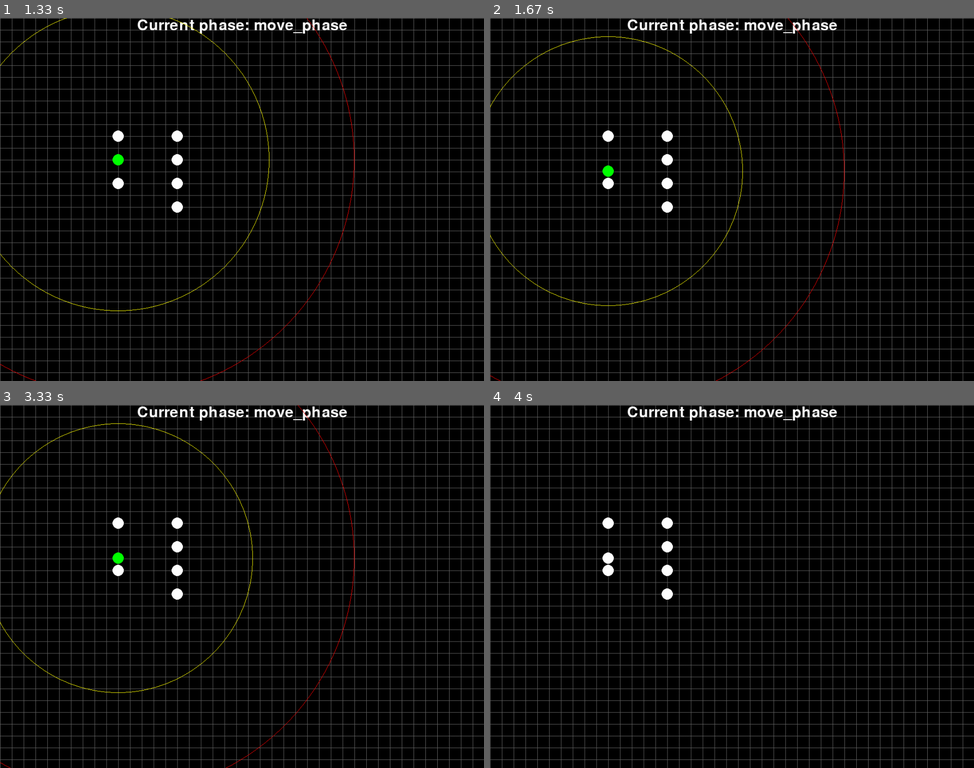
Above: before the commit, frames 1-4 (two rows, left to right).
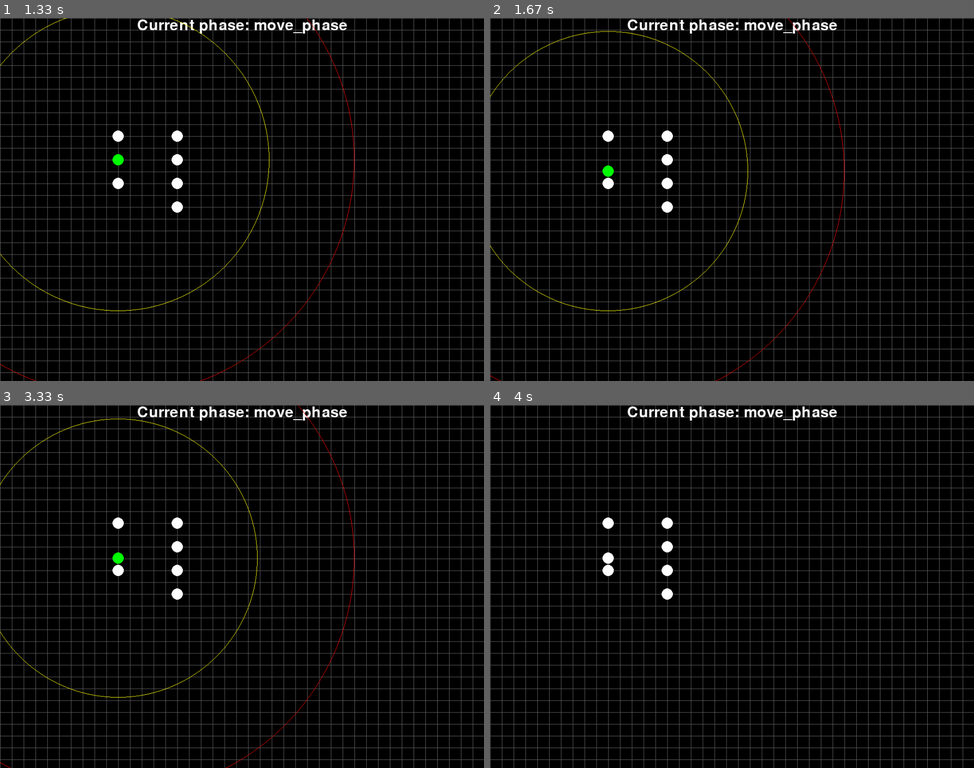
Above: after the commit, the same moments.

Repository: MarcSlakey/40k
Game: pygame game, started from pygame/main.py
The game is run twice, just before and just after one commit, with the same random seed, the same clock (stepped at 60 frames per second) and the same inputs.
Inputs (mouse positions are in pixels of both pictures, inside the frame that each line leads up to):
- Up to frame 1 (1.33 s): click (116, 134) at 0.38 s; press the mouse at (116, 134) at 0.7 s; move the mouse to (150, 181) at 0.8 s; release the mouse at (179, 224) at 0.93 s; click (116, 159) at 1.05 s
- Up to frame 2 (1.67 s): right-click (620, 246) at 1.38 s
- Up to frame 3 (3.33 s): press the mouse at (116, 557) at 1.7 s; move the mouse to (121, 579) at 1.8 s; release the mouse at (121, 601) at 1.93 s; click (116, 568) at 2.05 s; press the mouse at (116, 557) at 2.37 s; move the mouse to (101, 532) at 2.47 s; release the mouse at (87, 506) at 2.6 s; click (116, 557) at 3.22 s
- Up to frame 4 (4 s): press the mouse at (606, 521) at 3.53 s; move the mouse to (591, 542) at 3.63 s; release the mouse at (572, 561) at 3.77 s

Frame 1 is identical in both runs. In frame 2, 0.7% of the frame differs, in the area x 0-54%, y 3-81%; in frame 3, 0.7%; in frame 4, nothing differs.

Commit message:
Movements are now correctly subtracted from max_move. Smooth click to move and basic collision now work as intented. Changed model's speed to be a sprite attribute rather than a global setting.

Diff:
--- a/pygame/main.py
+++ b/pygame/main.py
@@ -64,7 +64,7 @@
 	#Sets sprites back to their starting positions when the spacebar is pressed
 	def reset_moves(self):
 		if self.selected_model.x != self.selected_model.original_pos[0] and self.selected_model.y != self.selected_model.original_pos[1]:
-			print("\nSprite at ({},{}) reseting to original_pos = ({},{})".format(self.selected_model.x, self.selected_model.y,
+			print("\nSprite at ({},{}) resetting to original_pos = ({},{})".format(self.selected_model.x, self.selected_model.y,
 																			self.selected_model.original_pos[0], self .selected_model.original_pos[1]))
 			print("Max_move before reset: {}".format(self.selected_model.max_move))
 			self.selected_model.x = self.selected_model.original_pos[0]
@@ -135,7 +135,8 @@
 
 	#Draws various useful circles: max move, weapon range, and a selection indicator
 	def draw_radii(self):
-		pygame.draw.circle(self.screen, YELLOW, (self.selected_model.x, self.selected_model.y), int(self.selected_model.max_move), 1)		#Draw surface, color, location, radius, width
+		if self.selected_model.max_move >= 1:
+			pygame.draw.circle(self.screen, YELLOW, (self.selected_model.x, self.selected_model.y), int(self.selected_model.max_move), 1)		#Draw surface, color, location, radius, width
 		pygame.draw.circle(self.screen, RED, (self.selected_model.x, self.selected_model.y), self.selected_model.weapon_range, 1)
 
 	#Game Loop - Draw
--- a/pygame/settings.py
+++ b/pygame/settings.py
@@ -19,6 +19,3 @@
 TILESIZE = 25 	#should always represent 1" in gameplay; for reference: 25.4 mm / inch
 GRIDWIDTH = WIDTH / TILESIZE
 GRIDHEIGHT = HEIGHT / TILESIZE
-
-#Move Settings
-MODEL_SPEED = 2
--- a/pygame/sprites.py
+++ b/pygame/sprites.py
@@ -2,7 +2,7 @@
 from math import *
 from settings import *
 
-vec = pygame.math.Vector2		#Pygame's vector functions (Vector2 indicates)
+vec = pygame.math.Vector2		#Pygame's vector functions (Vector2 indicates 2-dimensional vector)
 								#	Example usage: self.vel = pygame.math.Vector2(x, y)
 								#	or with this assignment, self.vel = vect(x, y)
 
@@ -60,6 +60,7 @@
 		self.shot_dest_x = 0
 		self.shot_dest_y = 0
 		self.weapon_range = 500
+		self.speed = 1
 		self.rot = 0
 		self.vel = vec(0,0)
 		self.acc = vec(0,0)
@@ -72,28 +73,46 @@
 		temp_y = self.y
 		current_move = 0
 		if self.dest_x != self.x and self.dest_y != self.y:
+			print("\n\n-------NEW STEP-------")
+			print("Pre-move coord: ({},{})".format(self.x, self.y))
 			delta_x = self.x - self.dest_x
 			delta_y = self.y - self.dest_y
+			current_move = find_hypotenuse(delta_x, delta_y)
+			"""
 			print("Current coordinates: {},{}".format(self.x, self.y))
 			print("Target coordinate: {},{}".format(self.dest_x, self.dest_y))
 			print("delta_x: {} pixels".format(delta_x))
 			print("delta_y: {} pixels".format(delta_y))
-			current_move = find_hypotenuse(delta_x, delta_y)
+			print("delta hypot: {} pixels".format(current_move))
+			"""
 
+			#Attempts to move the model if the desired move is within the unit's max move
 			if self.max_move > 0 and current_move <= self.max_move:
 				model_pos = vec(self.x, self.y)
 				dest_pos = vec(self.dest_x, self.dest_y)
-				self.rot = (dest_pos - model_pos).angle_to(vec(1,0))
-				self.acc = vec(MODEL_SPEED, 0).rotate(-self.rot)
-				self.acc += self.vel * -.5
+				self.rot = (dest_pos - model_pos).angle_to(vec(1,0))	#Calculates the angle between desired vector and basic x vector
+				self.acc = vec(self.speed, 0).rotate(-self.rot)		#Sets the acceleration vector's to angle and magnitude
+				self.acc += self.vel * -.4	#Friction coefficient; the higher the velocity, the higher this number is.
 				self.vel += self.acc
-				self.x += int(self.vel[0])
-				self.y += int(self.vel[1])
+
+				print("\nRot: {}, Acc: {}, Vel: {}".format(self.rot, self.acc, self.vel))
+				print("Vel Hypotenuse calc: {}".format(find_hypotenuse(self.vel[0], self.vel[1])))
+
+				pixels_x = int(self.vel[0])
+				pixels_y = int(self.vel[1])
+
+				self.x += pixels_x
+				self.y += pixels_y
 				self.rect.center = (self.x, self.y)
-				print("Rot: {}, Acc: {}, Vel: {}".format(self.rot, self.vel, self.acc))
+
+				#Max move reduced if model moved at all
 				if self.x != temp_x or self.y != temp_y:
-					self.max_move -= find_hypotenuse(self.vel[0], self.vel[1])
+					self.max_move -= find_hypotenuse(pixels_x, pixels_y)
+					print("\nMax move reduced by {}".format(find_hypotenuse(pixels_x, pixels_x)))
 
+				print("\nPost-move coord: ({},{})".format(self.x, self.y))
+
+				#Collision detection
 				for sprite_x in self.game.all_sprites:
 					if sprite_x != self:
 						if pygame.sprite.collide_circle(self, sprite_x):
@@ -101,12 +120,13 @@
 							self.x = temp_x
 							self.y = temp_y
 							self.rect.center = (self.x, self.y)
-							self.max_move += MODEL_SPEED
+							self.max_move += self.speed
 							self.dest_x = self.x
 							self.dest_y = self.y
 
 
 			else:
+				print("\nMOVE CANCELED: Current move of {} > Remaining max move of {}".format(current_move, self.max_move))
 				self.dest_x = self.x
 				self.dest_y = self.y
 
